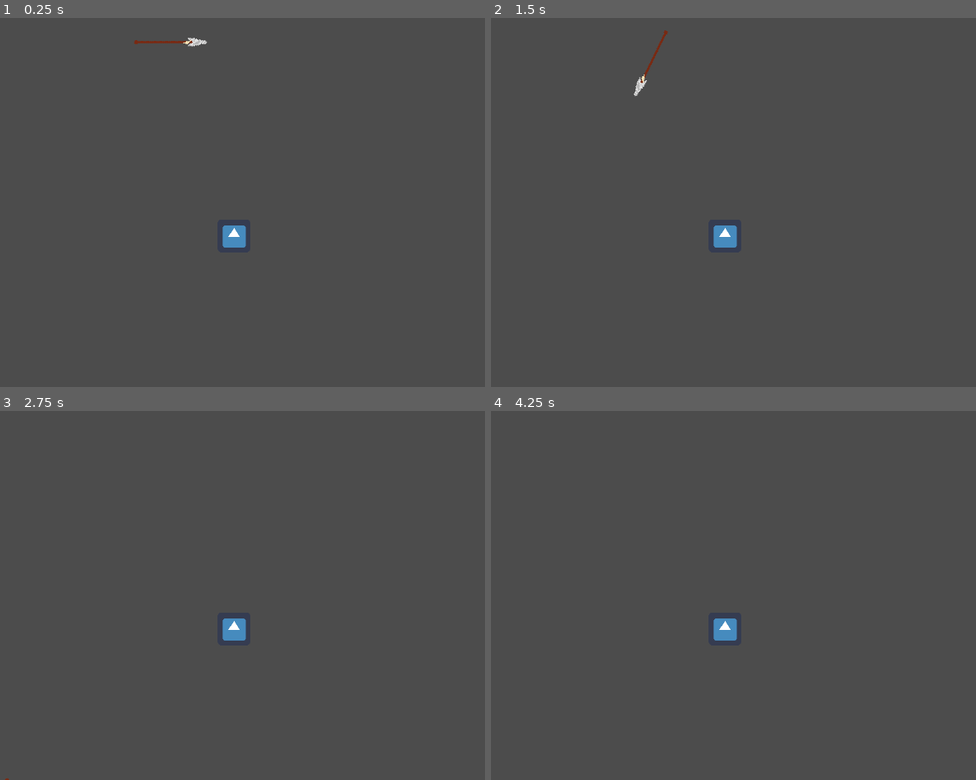
Above: before the commit, frames 1-4 (two rows, left to right).
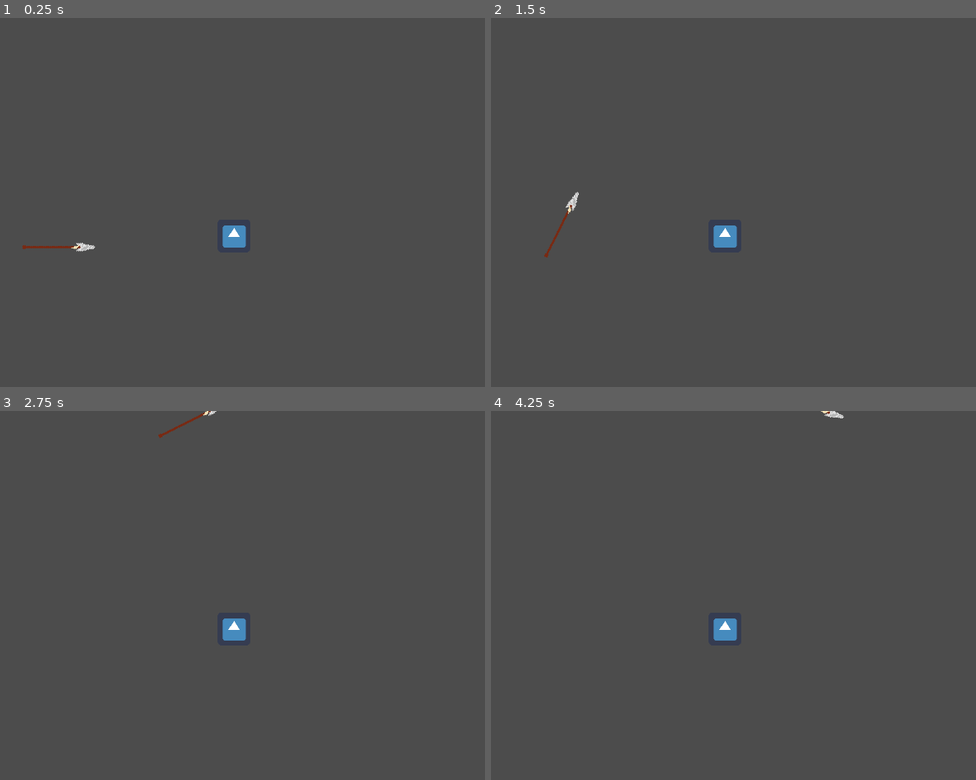
Above: after the commit, the same moments.

Repository: gjpp-go-dot/naia-game
Game: Godot game, scene res://scenes/Workspace.tscn
The game is run twice, just before and just after one commit, with the same random seed, the same clock (stepped at 60 frames per second) and the same inputs. The project has no main scene, so this scene is started directly. The engine's default icon, where the game draws it, is replaced by a stand-in: a white triangle on a blue panel in a dark square.
Inputs (mouse positions are in pixels of both pictures, inside the frame that each line leads up to):
- Up to frame 1 (0.25 s): no input
- Up to frame 2 (1.5 s): tap Enter at 0.5 s; move the mouse to (840, 184) at 0.52 s; right-click (840, 184) at 0.6 s; tap Space at 1.25 s; move the mouse to (563, 220) at 1.27 s; click (563, 220) at 1.35 s
- Up to frame 3 (2.75 s): move the mouse to (266, 514) at 2.02 s; right-click (266, 514) at 2.1 s
- Up to frame 4 (4.25 s): move the mouse to (660, 669) at 2.77 s; click (660, 669) at 2.85 s; tap Enter at 3.5 s; move the mouse to (888, 650) at 3.52 s; right-click (888, 650) at 3.6 s

The runs differ from the first frame. In frame 1, 0.3% of the frame differs, in the area x 4-43%, y 5-64%; in frame 2, 0.3%; in frame 3, less than 0.1%; in frame 4, less than 0.1%.

Commit message:
Atualizado calculo e medidas de proporcional para o knockback de dano

Diff:
--- a/scenes/Workspace.tscn
+++ b/scenes/Workspace.tscn
@@ -10,5 +10,5 @@
 position = Vector2( 701, 425 )
 
 [node name="ThowObject" parent="." instance=ExtResource( 2 )]
-position = Vector2( 581, 46 )
+position = Vector2( 363, 446 )
 throwObjectScene = ExtResource( 3 )
--- a/src/entities/EnemyBase.gd
+++ b/src/entities/EnemyBase.gd
@@ -15,15 +15,14 @@
 	var direction = Vector2(0, 0)
 	direction.x = cos(directionRadians)
 	direction.y = sin(directionRadians)
-	print(strength)
-	strength = clamp(strength, 0, 200)
-	velocity = direction * -range_lerp(strength, 0, 200, 0, 368)
+
+	strength = clamp(strength, 0, 300)
+	velocity = direction * -range_lerp(strength, 0, 300, 0, 368)
 
 	if health <= 0:
 		$AnimationPlayer.play("die")
 		yield($AnimationPlayer, "animation_finished")
 		die()
-
 
 
 func _physics_process(delta):
@@ -33,5 +32,5 @@
 func _on_Area2D_body_entered(body: Node):
 	if body.get("damage") != null and $AnimationPlayer.get_current_animation() != "hit" and not $AnimationPlayer.is_playing() and $AnimationPlayer.get_current_animation() != "die":
 		var directionRadians = atan2(body.global_position.y - global_position.y, body.global_position.x - global_position.x)
-		var strength = body.linear_velocity.length()
-		hit(body.get("damage"), directionRadians, strength)
+		var strength = body.linear_velocity.length() / body.linear_velocity.normalized().dot(Vector2(cos(directionRadians), sin(directionRadians)))
+		hit(body.get("damage"), directionRadians, abs(strength))
